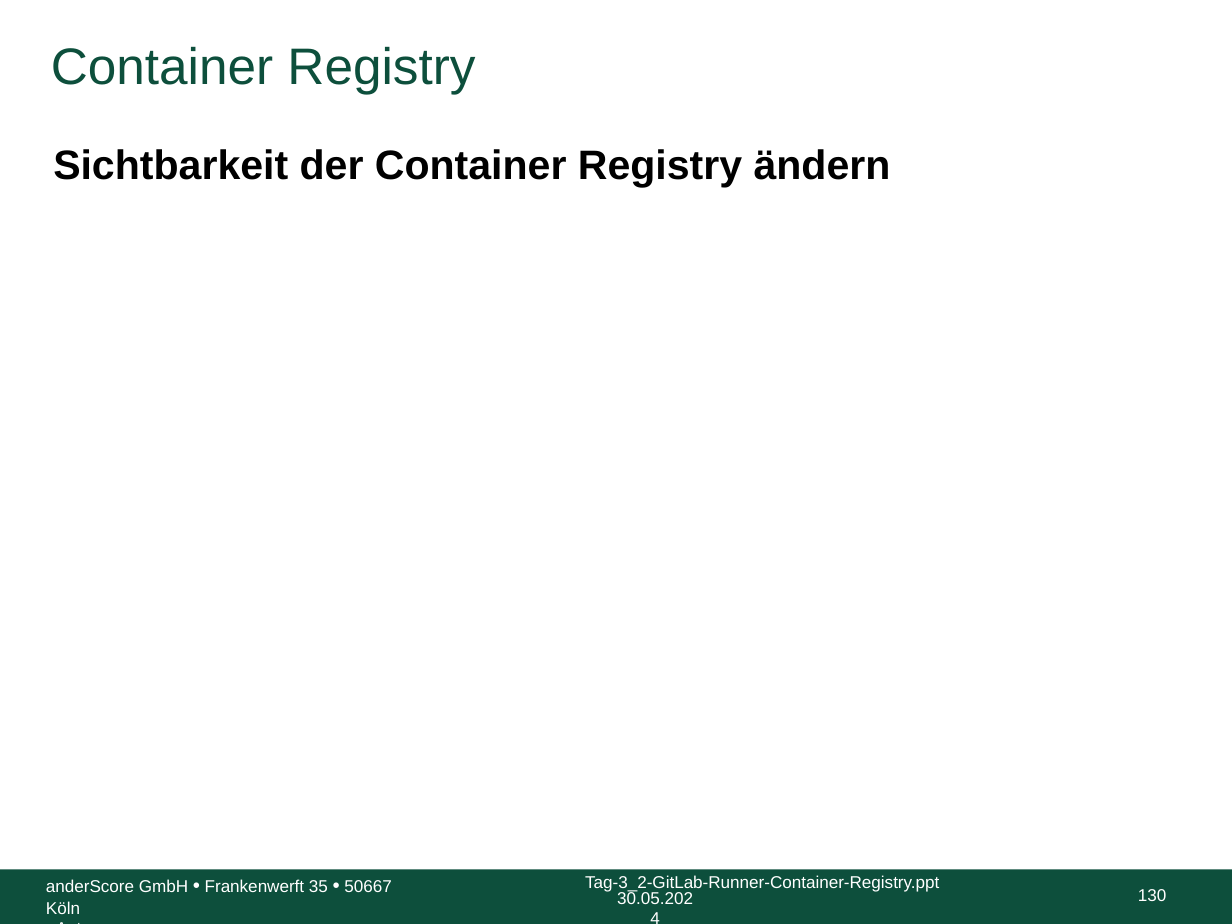
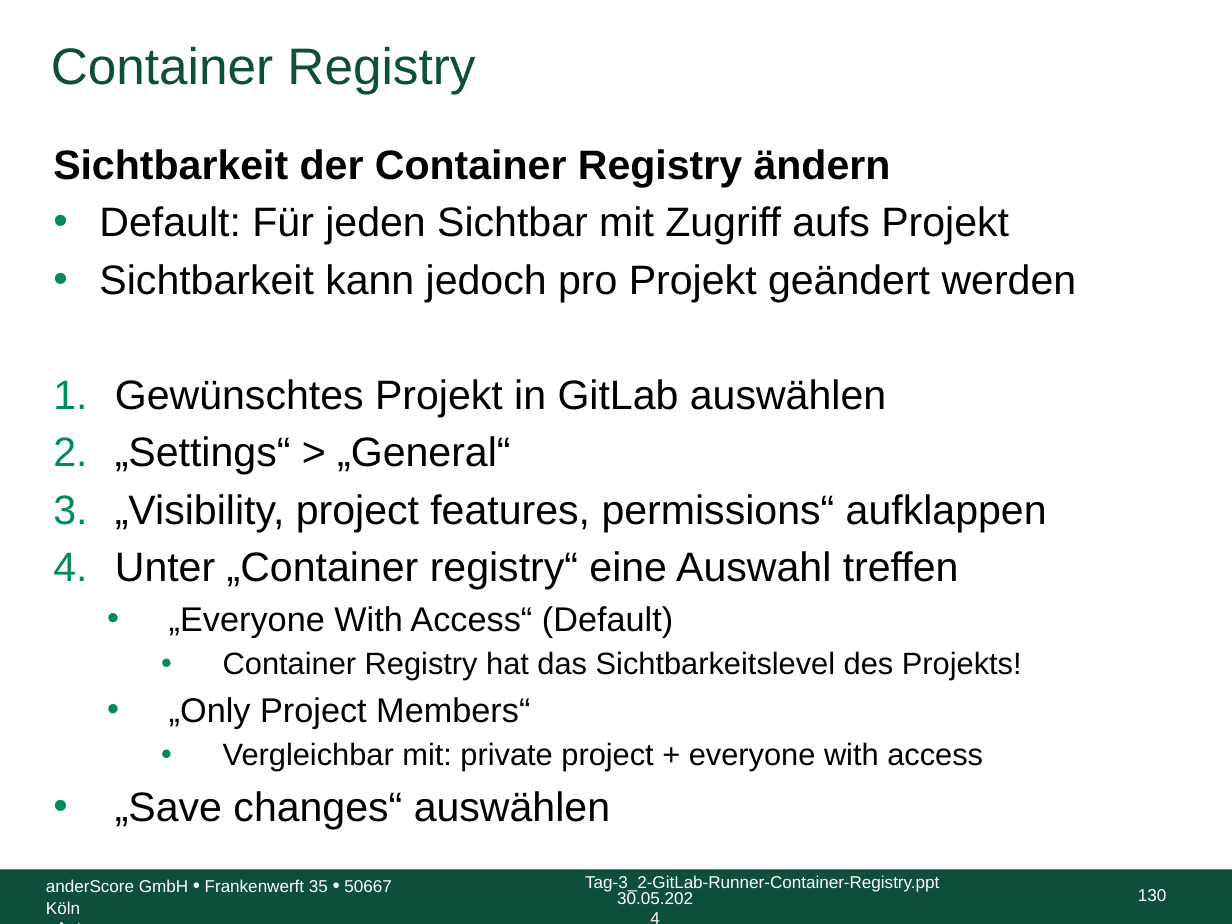
Before and after one commit to anderscore-gmbh/gitlab, a slide deck: slide 130 of slides/Tag-3_2-GitLab-Runner-Container-Registry.pptx. Drawn at 1232x924 pixels with LibreOffice and Linux fonts; fonts in the diff are those of the drawing; background and template pictures are left out. Boxes give left, top, right and bottom in pixels: in the first picture for what was removed or moved away, otherwise in the second. Text is boxed around its words. In the diff, an @@ line names an element or a change of style, - is before the commit and + after.

Commit message:
Tag-3_2: Container Registry done

```diff
--- a/slides/Tag-3_2-GitLab-Runner-Container-Registry.pptx
+++ b/slides/Tag-3_2-GitLab-Runner-Container-Registry.pptx
@@ text at (99, 206, 1077, 829): paragraphs added @@
+• Default: Für jeden Sichtbar mit Zugriff aufs Projekt
+• Sichtbarkeit kann jedoch pro Projekt geändert werden
+1. Gewünschtes Projekt in GitLab auswählen
+2. „Settings“ > „General“
+3. „Visibility, project features, permissions“ aufklappen
+4. Unter „Container registry“ eine Auswahl treffen
+  • „Everyone With Access“ (Default)
+    • Container Registry hat das Sichtbarkeitslevel des Projekts!
+  • „Only Project Members“
+    • Vergleichbar mit: private project + everyone with access
+• „Save changes“ auswählen
```
Also in this commit, not shown: 2 other slides changed, 1 slide added, 1 slide removed.
